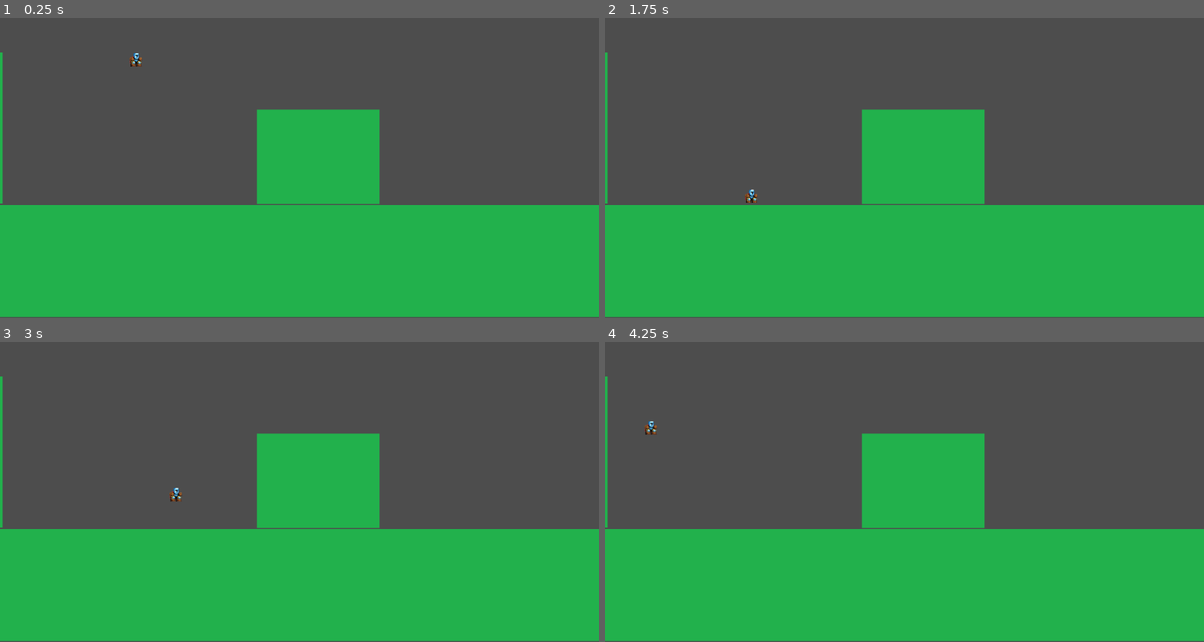
Above: before the commit, frames 1-4 (two rows, left to right).
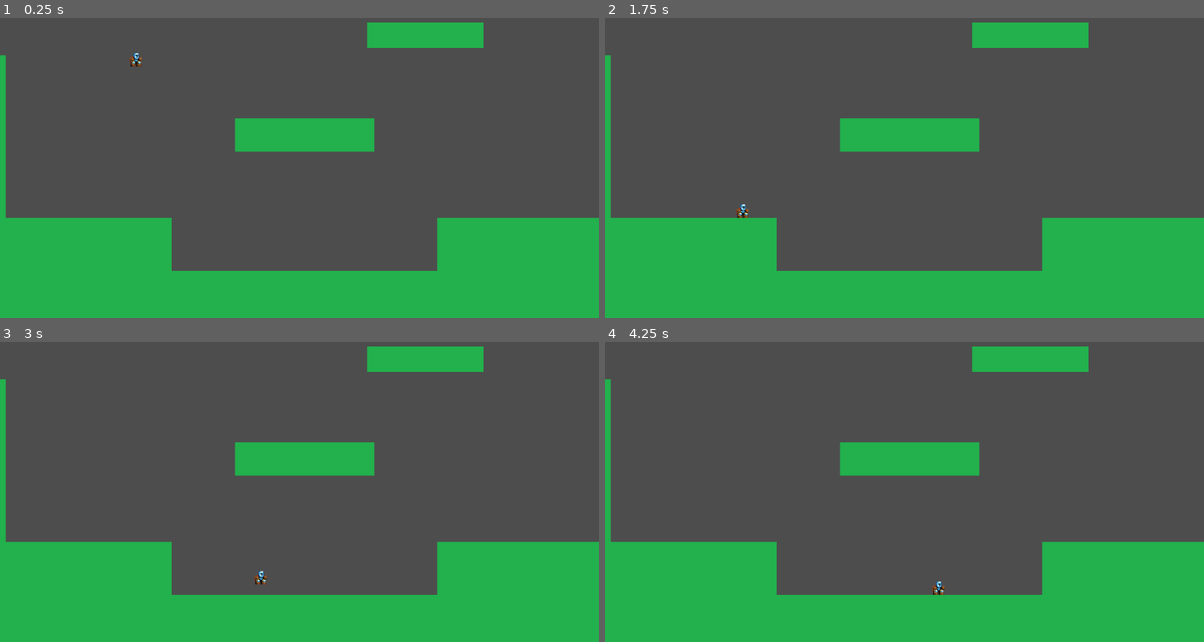
Above: after the commit, the same moments.

Repository: AcoMat/unq-idv-boss-2025
Game: Godot game, scene res://main.tscn
Two runs of this game, one before a commit and one after it. Both use one fixed random seed, a clock stepped at 60 frames per second and the inputs below.
Inputs:
- Up to frame 1 (0.25 s): no input
- Up to frame 2 (1.75 s): hold Space (jump) 0.53-1.28 s; hold D (move_right) from 0.53 s (still down); tap Space (jump) at 1.35, 1.52 s
- Up to frame 3 (3 s): tap Space (jump) at 1.82, 2.85 s; release D (move_right) at 2.03 s; hold A (move_left) 2.03-2.78 s; hold Space (jump) 2.03-2.78 s; hold D (move_right) from 2.78 s (still down)
- Up to frame 4 (4.25 s): keep holding D (move_right); tap Space (jump) at 3.02, 3.32 s; hold Space (jump) from 3.53 s (still down)

The runs differ from the first frame. In frame 1, 19% of the frame differs, in the area x 0-100%, y 1-100%; in frame 2, 19%; in frame 3, 19%; in frame 4, 19%.

Commit message:
Improved jump mechanic

Diff:
--- a/main.tscn
+++ b/main.tscn
@@ -1,7 +1,6 @@
-[gd_scene load_steps=4 format=3 uid="uid://t14o1gpv8no"]
+[gd_scene load_steps=3 format=3 uid="uid://t14o1gpv8no"]
 
 [ext_resource type="PackedScene" uid="uid://d1daw6cyym3mk" path="res://scenes/levels/1/level1.tscn" id="1_0xm2m"]
-[ext_resource type="Texture2D" uid="uid://sn8ad2y6isgb" path="res://assets/floor.png" id="2_1bvp3"]
 [ext_resource type="PackedScene" uid="uid://chstifti63yr5" path="res://scenes/player/player.tscn" id="2_h2yge"]
 
 [node name="Main" type="Node2D"]
@@ -9,25 +8,5 @@
 [node name="Level1" parent="." instance=ExtResource("1_0xm2m")]
 position = Vector2(10, 7)
 
-[node name="Sprite2D2" type="Sprite2D" parent="Level1"]
-position = Vector2(579.5, 531)
-scale = Vector2(23.5303, 3.27273)
-texture = ExtResource("2_1bvp3")
-
-[node name="Sprite2D3" type="Sprite2D" parent="Level1"]
-position = Vector2(-101.75, 274.5)
-scale = Vector2(2.93182, 4.40909)
-texture = ExtResource("2_1bvp3")
-
-[node name="Sprite2D4" type="Sprite2D" parent="Level1"]
-position = Vector2(1254, 271)
-scale = Vector2(2.93182, 4.40909)
-texture = ExtResource("2_1bvp3")
-
-[node name="Sprite2D5" type="Sprite2D" parent="Level1"]
-position = Vector2(602, 330)
-scale = Vector2(3.57576, 2.75758)
-texture = ExtResource("2_1bvp3")
-
 [node name="Player" parent="." instance=ExtResource("2_h2yge")]
 position = Vector2(261, 143)
--- a/scenes/levels/1/level1.tscn
+++ b/scenes/levels/1/level1.tscn
@@ -1,38 +1,93 @@
-[gd_scene load_steps=4 format=3 uid="uid://d1daw6cyym3mk"]
+[gd_scene load_steps=3 format=3 uid="uid://d1daw6cyym3mk"]
+
+[ext_resource type="Texture2D" uid="uid://sn8ad2y6isgb" path="res://assets/floor.png" id="1_5a5lf"]
 
 [sub_resource type="RectangleShape2D" id="RectangleShape2D_5a5lf"]
-size = Vector2(199.375, 513.688)
-
-[sub_resource type="RectangleShape2D" id="RectangleShape2D_bij2r"]
-size = Vector2(1152, 220.5)
-
-[sub_resource type="RectangleShape2D" id="RectangleShape2D_2yeks"]
-size = Vector2(242, 178)
+size = Vector2(67.1654, 65.4712)
 
 [node name="Level1" type="Node2D"]
 
-[node name="Sprite2D" type="Sprite2D" parent="."]
+[node name="Area2D" type="StaticBody2D" parent="."]
 
-[node name="StaticBody2D4" type="StaticBody2D" parent="."]
+[node name="Sprite2D7" type="Sprite2D" parent="Area2D"]
+position = Vector2(808, 96)
+scale = Vector2(3.40152, 0.742424)
+texture = ExtResource("1_5a5lf")
 
-[node name="CollisionShape2D" type="CollisionShape2D" parent="StaticBody2D4"]
-position = Vector2(1253.13, 377.688)
+[node name="CollisionPolygon2D" type="CollisionPolygon2D" parent="Area2D"]
+position = Vector2(808, 96)
+scale = Vector2(3.40152, 0.742424)
+polygon = PackedVector2Array(-33, -33, -33, 33, 33, 33, 33, -33)
+
+[node name="Area2D2" type="StaticBody2D" parent="."]
+position = Vector2(576, 288)
+scale = Vector2(4.0497, 0.977529)
+
+[node name="Sprite2D6" type="Sprite2D" parent="Area2D2"]
+scale = Vector2(1, 1)
+texture = ExtResource("1_5a5lf")
+
+[node name="CollisionPolygon2D" type="CollisionShape2D" parent="Area2D2"]
+position = Vector2(-7.62939e-06, 0)
+scale = Vector2(0.999999, 1)
 shape = SubResource("RectangleShape2D_5a5lf")
 
-[node name="StaticBody2D" type="StaticBody2D" parent="."]
+[node name="Area2D6" type="StaticBody2D" parent="."]
 
-[node name="CollisionShape2D" type="CollisionShape2D" parent="StaticBody2D"]
-position = Vector2(576, 529.75)
-shape = SubResource("RectangleShape2D_bij2r")
+[node name="Sprite2D2" type="Sprite2D" parent="Area2D6"]
+position = Vector2(158.75, 550)
+scale = Vector2(4.88636, 3.09091)
+texture = ExtResource("1_5a5lf")
 
-[node name="StaticBody2D3" type="StaticBody2D" parent="."]
+[node name="CollisionPolygon2D" type="CollisionPolygon2D" parent="Area2D6"]
+position = Vector2(158.75, 550)
+scale = Vector2(4.88636, 3.09091)
+polygon = PackedVector2Array(-33, -33, -33, 33, 33, 33, 33, -33)
 
-[node name="CollisionShape2D" type="CollisionShape2D" parent="StaticBody2D3"]
-position = Vector2(-99.6875, 383.156)
-shape = SubResource("RectangleShape2D_5a5lf")
+[node name="Area2D4" type="StaticBody2D" parent="."]
 
-[node name="StaticBody2D2" type="StaticBody2D" parent="."]
+[node name="Sprite2D3" type="Sprite2D" parent="Area2D4"]
+position = Vector2(-96, 391.25)
+scale = Vector2(2.93182, 7.7803)
+texture = ExtResource("1_5a5lf")
 
-[node name="CollisionShape2D" type="CollisionShape2D" parent="StaticBody2D2"]
-position = Vector2(600, 328)
-shape = SubResource("RectangleShape2D_2yeks")
+[node name="CollisionPolygon2D" type="CollisionPolygon2D" parent="Area2D4"]
+position = Vector2(-96, 391.25)
+scale = Vector2(2.93182, 7.7803)
+polygon = PackedVector2Array(-33, -33, -33, 33, 33, 33, 33, -33)
+
+[node name="Area2D5" type="StaticBody2D" parent="."]
+
+[node name="Sprite2D4" type="Sprite2D" parent="Area2D5"]
+position = Vector2(1254, 386.75)
+scale = Vector2(2.93182, 7.91667)
+texture = ExtResource("1_5a5lf")
+
+[node name="CollisionPolygon2D" type="CollisionPolygon2D" parent="Area2D5"]
+position = Vector2(1254, 386.75)
+scale = Vector2(2.93182, 7.91667)
+polygon = PackedVector2Array(-33, -33, -33, 33, 33, 33, 33, -33)
+
+[node name="Area2D3" type="StaticBody2D" parent="."]
+
+[node name="Sprite2D" type="Sprite2D" parent="Area2D3"]
+position = Vector2(994, 548.5)
+scale = Vector2(4.93939, 3.04545)
+texture = ExtResource("1_5a5lf")
+
+[node name="CollisionPolygon2D" type="CollisionPolygon2D" parent="Area2D3"]
+position = Vector2(994, 548.5)
+scale = Vector2(4.93939, 3.04545)
+polygon = PackedVector2Array(-33, -33, -33, 33, 33, 33, 33, -33)
+
+[node name="Area2D7" type="StaticBody2D" parent="."]
+
+[node name="Sprite2D5" type="Sprite2D" parent="Area2D7"]
+position = Vector2(571.5, 600)
+scale = Vector2(7.86364, 1.5)
+texture = ExtResource("1_5a5lf")
+
+[node name="CollisionPolygon2D" type="CollisionPolygon2D" parent="Area2D7"]
+position = Vector2(571.5, 600)
+scale = Vector2(7.86364, 1.5)
+polygon = PackedVector2Array(-33, -33, -33, 33, 33, 33, 33, -33)
--- a/scenes/player/player.gd
+++ b/scenes/player/player.gd
@@ -1,36 +1,43 @@
 extends CharacterBody2D
 
+@export var speed: float = 200.0
+@export var gravity: float = 200.0
+
+# Jump Vars
+@export var jump_force: float = 250.0
+@export var max_jump_force := 300.0
+@export var charge_rate := 500.0
 var is_charging_jump := false
 var jump_charge := 0.0
+var is_control_enabled = true
 
-@export var max_jump_force := 600.0
-@export var charge_rate := 500.0
-@export var speed: float = 200.0
-@export var jump_force: float = 250.0
-@export var gravity: float = 200.0
-@export var knockback_force: float = 200
-
-var is_control_enabled = true
+#Collision Vars
+@export_range(0.0,1.0) var velocity_percentage_after_wall_hit: float = 0.5
+var now_is_falling := false
 
 func _physics_process(delta: float) -> void:
 	# Always apply gravity
 	if (!is_on_floor()):
 		velocity.y += gravity * delta
 
-# Inicia carga si se presiona salto estando en el suelo
+	# Inicia carga si se presiona salto estando en el suelo
 	if Input.is_action_pressed("jump") and is_on_floor():
+		velocity.x = 0
 		is_charging_jump = true
+		is_control_enabled = false
 		jump_charge = min(jump_charge + charge_rate * delta, max_jump_force)
 
-# Al soltar salto, ejecuta el salto con la fuerza cargada
+	# Al soltar salto, ejecuta el salto con la fuerza cargada
 	if Input.is_action_just_released("jump") and is_charging_jump:
-		if is_on_floor():
-			velocity.y = -jump_charge
-			is_control_enabled = false
-			$FallCooldown.start()
 		is_charging_jump = false
+		var input_vector := Vector2.ZERO
+		if Input.is_action_pressed("move_left"):
+			input_vector.x = -1
+		elif Input.is_action_pressed("move_right"):
+			input_vector.x = 1
+		velocity.x = input_vector.x * speed
+		velocity.y = -jump_charge
 		jump_charge = 0.0
-
 
 	if is_control_enabled and is_on_floor():
 		var input_vector := Vector2.ZERO
@@ -44,23 +51,34 @@
 	var was_on_wall: bool = is_on_wall()
 	var was_on_air: bool = !is_on_floor()
 	var intertia = velocity
+	# APPLY MOVEMENT
 	move_and_slide()
 
 	if is_on_wall() and not was_on_wall and !is_control_enabled :
 		apply_knockback(intertia)
+
+	# Just landed on floor
 	if was_on_air and is_on_floor():
-		velocity = Vector2.ZERO
-		$FallCooldown.start()
+		if now_is_falling:
+			velocity = Vector2.ZERO
+			print("hit the ground")
+			$FallCooldown.start()
+			$Sprite2D.region_rect = Rect2(377,82,29,14)
+			now_is_falling = false
+		else:
+			is_control_enabled = true
+
+	# Felt from floor
+	if !was_on_air and !is_on_floor() and is_control_enabled:
+		now_is_falling = true
+		is_control_enabled = false
 
 
 func apply_knockback(intertia: Vector2):
-	print("knockback")
-	print(intertia.x)
-	print(intertia.y)
-	var knockback_dir: float = -sign(intertia.x)
-	velocity.x = knockback_dir * knockback_force
+	now_is_falling = true
+	velocity.x = intertia.x * -1 * velocity_percentage_after_wall_hit
 	$KnockDownCooldown.start()
 
 func _on_fall_cooldown_timeout() -> void:
 	is_control_enabled = true
-	print("landed")
+	$Sprite2D.region_rect = Rect2(234,22,24,26)
